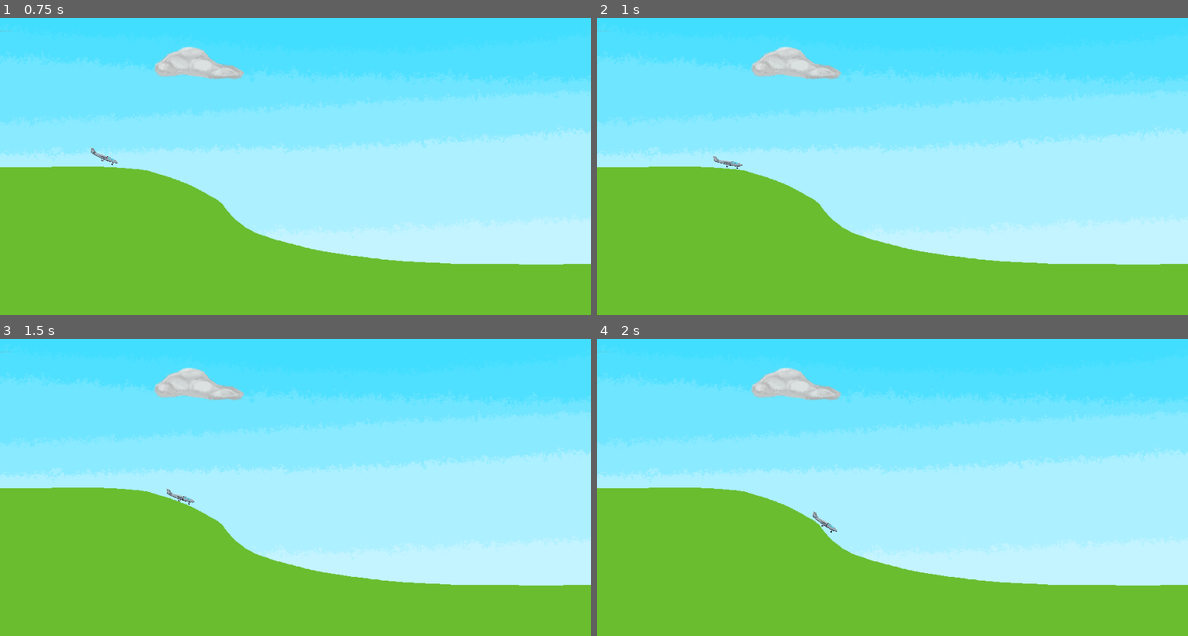
Above: before the commit, frames 1-4 (two rows, left to right).
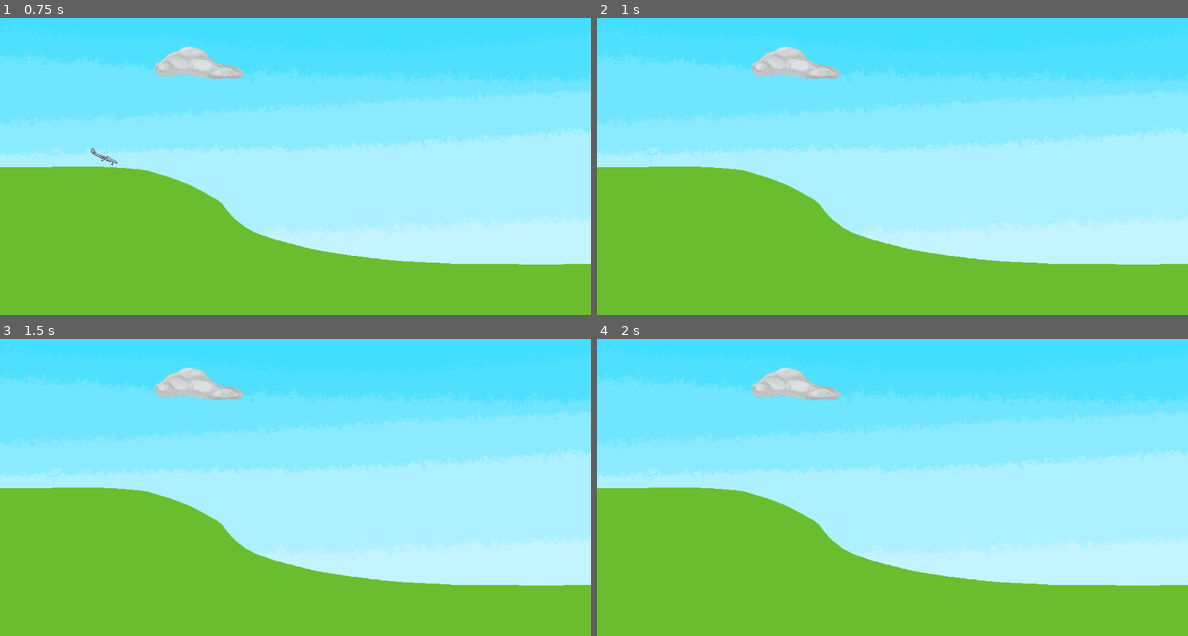
Above: after the commit, the same moments.

Repository: le-cds/untitledgamejam18
Game: Godot game, scene res://scenes/World2D.tscn
Two runs of this game, one before a commit and one after it. Both use one fixed random seed, a clock stepped at 60 frames per second and the inputs below.
Inputs (mouse positions are in pixels of both pictures, inside the frame that each line leads up to):
- Up to frame 1 (0.75 s): tap Enter (ui_accept) at 0.5 s; move the mouse to (425, 130) at 0.52 s; hold Space (game_gravity_switch) from 0.53 s (still down); click (425, 130) at 0.67 s
- Up to frame 2 (1 s): keep holding Space (game_gravity_switch); tap Enter (ui_accept) at 0.77 s
- Up to frame 3 (1.5 s): tap Enter (ui_accept) at 1.25 s; move the mouse to (177, 487) at 1.27 s; release Space (game_gravity_switch) at 1.28 s; tap Space (game_gravity_switch) at 1.35 s; click (177, 487) at 1.42 s
- Up to frame 4 (2 s): tap Enter (ui_accept) at 1.52 s

Frame 1 is identical in both runs. In frame 2, less than 0.1% of the frame differs, in the area x 19-25%, y 46-51%; in frame 3, less than 0.1%; in frame 4, less than 0.1%, in the area x 36-41%, y 57-66%.

Commit message:
Added win / loose conditions.

Diff:
--- a/glider/project.godot
+++ b/glider/project.godot
@@ -42,6 +42,10 @@
 run/main_scene="res://scenes/World2D.tscn"
 config/icon="res://icon.png"
 
+[autoload]
+
+Constants="*res://scripts/Constants.gd"
+
 [display]
 
 window/size/width=960
--- a/glider/scenes/Levels/Level01.tscn
+++ b/glider/scenes/Levels/Level01.tscn
@@ -20,8 +20,10 @@
 build_mode = 1
 polygon = PoolVector2Array( 1.04944, 298.806, 146.007, 299.436, 215.965, 301.957, 236.853, 304.822, 250.641, 308.676, 2 …(640 unchanged characters)…
 
-[node name="LandingCollider" type="Area2D" parent="."]
-position = Vector2( -480, -270 )
+[node name="LandingCollider" type="Area2D" parent="." groups=[
+"landing_areas",
+]]
+position = Vector2( -480, -271 )
 __meta__ = {
 "_edit_group_": true
 }
--- a/glider/scenes/Levels/Level02.tscn
+++ b/glider/scenes/Levels/Level02.tscn
@@ -13,16 +13,18 @@
 
 [node name="FloorCollider" type="StaticBody2D" parent="."]
 position = Vector2( -480, -270 )
-physics_material_override = SubResource( 2 )
+physics_material_override = SubResource( 1 )
 
 [node name="CollisionPolygon2D" type="CollisionPolygon2D" parent="FloorCollider"]
 position = Vector2( -17.9191, 57.83 )
 build_mode = 1
 polygon = PoolVector2Array( 17.1439, 340.819, 63.5708, 345.706, 92.0785, 346.521, 159.683, 345.706, 251.722, 341.634, 3 …(606 unchanged characters)…
 
-[node name="LandingCollider" type="Area2D" parent="."]
+[node name="LandingCollider" type="Area2D" parent="." groups=[
+"landing_areas",
+]]
 position = Vector2( -480, -270 )
 
 [node name="CollisionShape2D" type="CollisionShape2D" parent="LandingCollider"]
 position = Vector2( 760.253, 280.419 )
-shape = SubResource( 1 )
+shape = SubResource( 2 )
--- a/glider/scenes/Plane2D/Plane2D.gd
+++ b/glider/scenes/Plane2D/Plane2D.gd
@@ -11,6 +11,8 @@
 const GRAVITY_UP := -15.0
 # Scale factor by which the other values are scaled for the game to be fun...
 const SCALE := 12.0
+# The maximum velocity where we consider the plane to be standing.
+const STAND_STILL_VELOCITY := 3.0
 
 
 ################################################################################
@@ -25,25 +27,36 @@
 
 # The plane's current velocity.
 var _velocity := Vector2()
+# Whether the plane is currently inside a landing area. Required for life-and-
+# death types of decisions.
+var _in_landing_area := false
 # Whether the plane has touched down.
-var _on_floor := false
+var _touch_down := false
+# Whether the plane has come to a full stop.
+var _landed := false
 
 
 ################################################################################
 # Scene Lifecycle
 
 func _ready() -> void:
+    # Initialize velocity
     _velocity.x = SPEED * SCALE
     _velocity.y = 0
 
+    _connect_to_landing_areas()
+
 
 func _physics_process(delta: float) -> void:
+    if _landed:
+        return
+
     var _gravity := GRAVITY_STANDARD * SCALE
 
     # We'll only repell and rotate the plane if we're still in the air. Once we
     # have landed, we do things a little differently to keep the aircraft from
     # taking off again
-    if not _on_floor:
+    if not _touch_down:
         if Input.is_action_pressed("game_gravity_switch"):
             _gravity = GRAVITY_UP * SCALE
 
@@ -59,7 +72,7 @@
     var slide_count = get_slide_count()
     if slide_count > 0:
         # Touch-down! Yankees Three!
-        _on_floor = true
+        _touch_down = true
 
         # Slow the plane a bit
         _velocity.x = lerp(_velocity.x, 0.001, 0.01)
@@ -68,9 +81,43 @@
     _touch_down(_front_wheel_ray, _rear_wheel_ray)
     _touch_down(_rear_wheel_ray, _front_wheel_ray)
 
+    # If we have touched down, we'd better be in a landing zone
+    if _touch_down:
+        if _in_landing_area:
+            if _velocity.x <= STAND_STILL_VELOCITY:
+                _velocity.x = 0
+                _landed = true
+
+                print("You win!")
+
+        else:
+            # TODO Explode properly
+            print("You lose!")
+            queue_free()
+
 
 func _touch_down(touch_wheel: RayCast2D, flying_wheel: RayCast2D) -> void:
     if touch_wheel.is_colliding() and not flying_wheel.is_colliding():
         var normal: Vector2 = touch_wheel.get_collision_normal()
         var angle: float = normal.angle_to(Vector2.UP)
         rotation = lerp(rotation, -angle, 0.1)
+
+
+################################################################################
+# Landing Areas
+
+func _connect_to_landing_areas() -> void:
+    for o in get_tree().get_nodes_in_group(Constants.GROUP_LANDING_AREAS):
+        if not o is Area2D:
+            print("landing_areas contains non-Area2D node!")
+            continue
+
+        var landing_area: Area2D = o as Area2D
+        landing_area.connect("body_entered", self, "_landing_area_triggered", [true])
+        landing_area.connect("body_exited", self, "_landing_area_triggered", [false])
+
+
+func _landing_area_triggered(body: PhysicsBody2D, entered: bool) -> void:
+    if body == self:
+        print("_landing_area_triggered" + str(entered))
+        _in_landing_area = entered
--- /dev/null
+++ b/glider/scripts/Constants.gd
@@ -0,0 +1,4 @@
+extends Node
+
+# Node groups
+const GROUP_LANDING_AREAS = "landing_areas"
Not shown: 1 places in glider/scenes/Levels/Level02.tscn that only renumber resources
